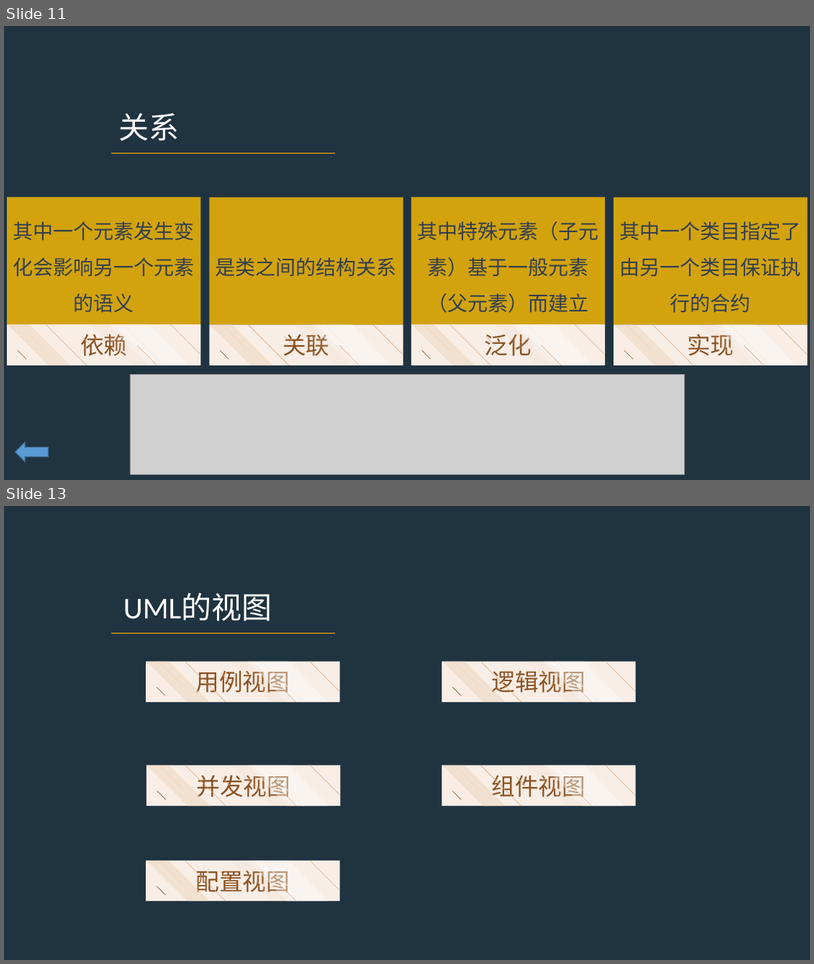
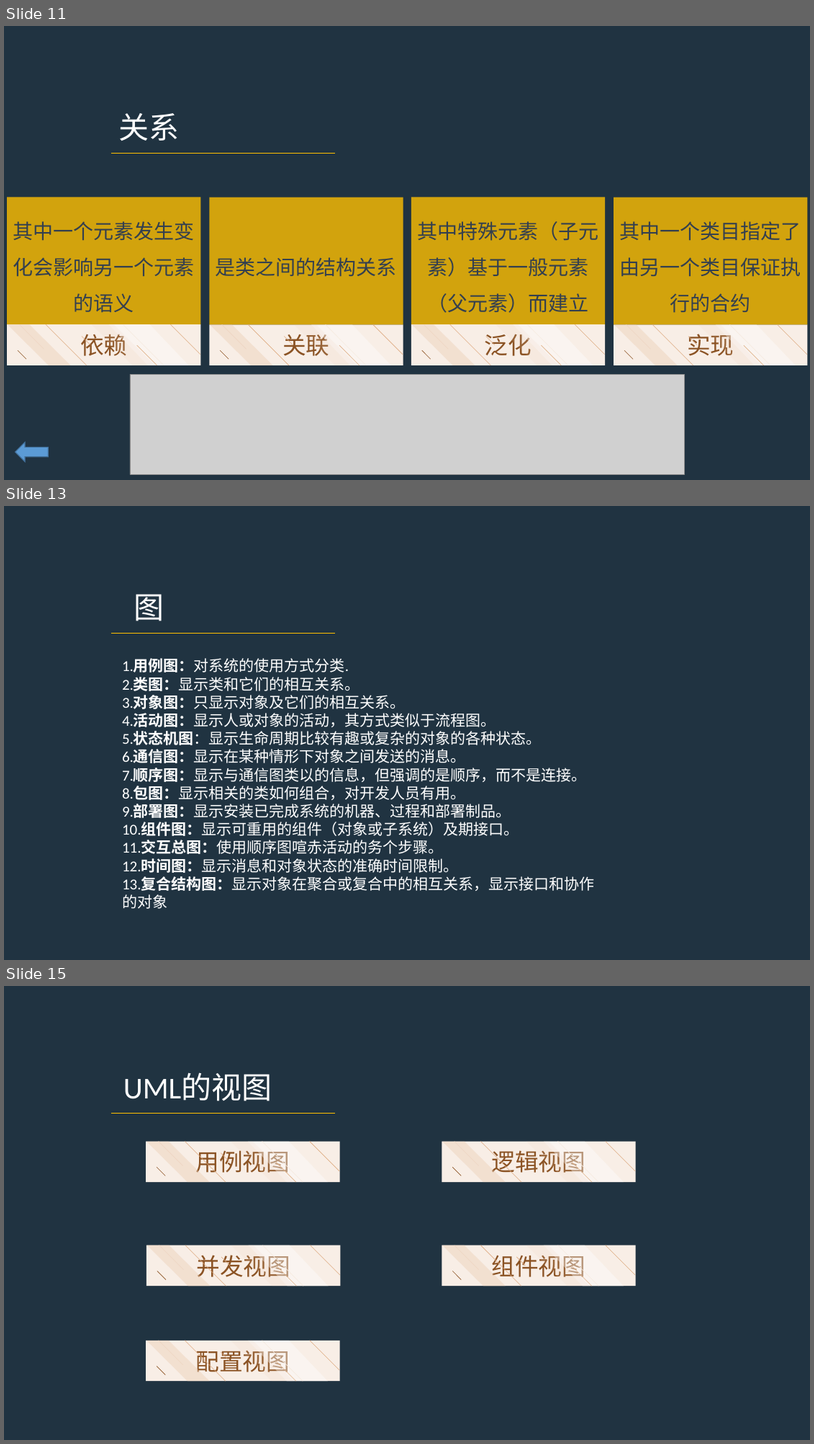
Before and after one commit to PRD2017-G07/G07-teamwork, a slide deck: 0PPT/UML概述.pptx. Shown one above the other, each under a label of ours: slides 11 and 13 before the commit, slides 11, 13 and 15 after it; the slides between them are not shown. The pictures are 814x964 and 814x1444 pixels, drawn with LibreOffice and Linux fonts; fonts in the diff are those of the drawing; grey boxes stand for pictures. Boxes give left, top, right and bottom in pixels: in the first picture for what was removed or moved away, otherwise in the second. Text is boxed around its words. In the diff, an @@ line names an element or a change of style, - is before the commit and + after.

```diff
--- a/0PPT/UML概述.pptx
+++ b/0PPT/UML概述.pptx
@@ slide 13 added at [4,506,810,960], background #203341 @@
@@ text added at [134,594,165,621], 36 pt, text #FFFFFF @@
+图
@@ line added from (111, 633) to (335, 633), #FFC000 1 pt @@
@@ text added at [122,659,595,908], 18 pt, text #FFFFFF @@
+1.用例图：对系统的使用方式分类.
+2.类图：显示类和它们的相互关系。
+3.对象图：只显示对象及它们的相互关系。
+4.活动图：显示人或对象的活动，其方式类似于流程图。
+5.状态机图：显示生命周期比较有趣或复杂的对象的各种状态。
+6.通信图：显示在某种情形下对象之间发送的消息。
+7.顺序图：显示与通信图类以的信息，但强调的是顺序，而不是连接。
+8.包图：显示相关的类如何组合，对开发人员有用。
+9.部署图：显示安装已完成系统的机器、过程和部署制品。
+10.组件图：显示可重用的组件（对象或子系统）及期接口。
+11.交互总图：使用顺序图喧赤活动的务个步骤。
+12.时间图：显示消息和对象状态的准确时间限制。
+13.复合结构图：显示对象在聚合或复合中的相互关系，显示接口和协作的对象
@@ what was slide 13 is now slide 15 @@
```
Also in this commit, not shown: 1 slide changed, 1 other slide added.
